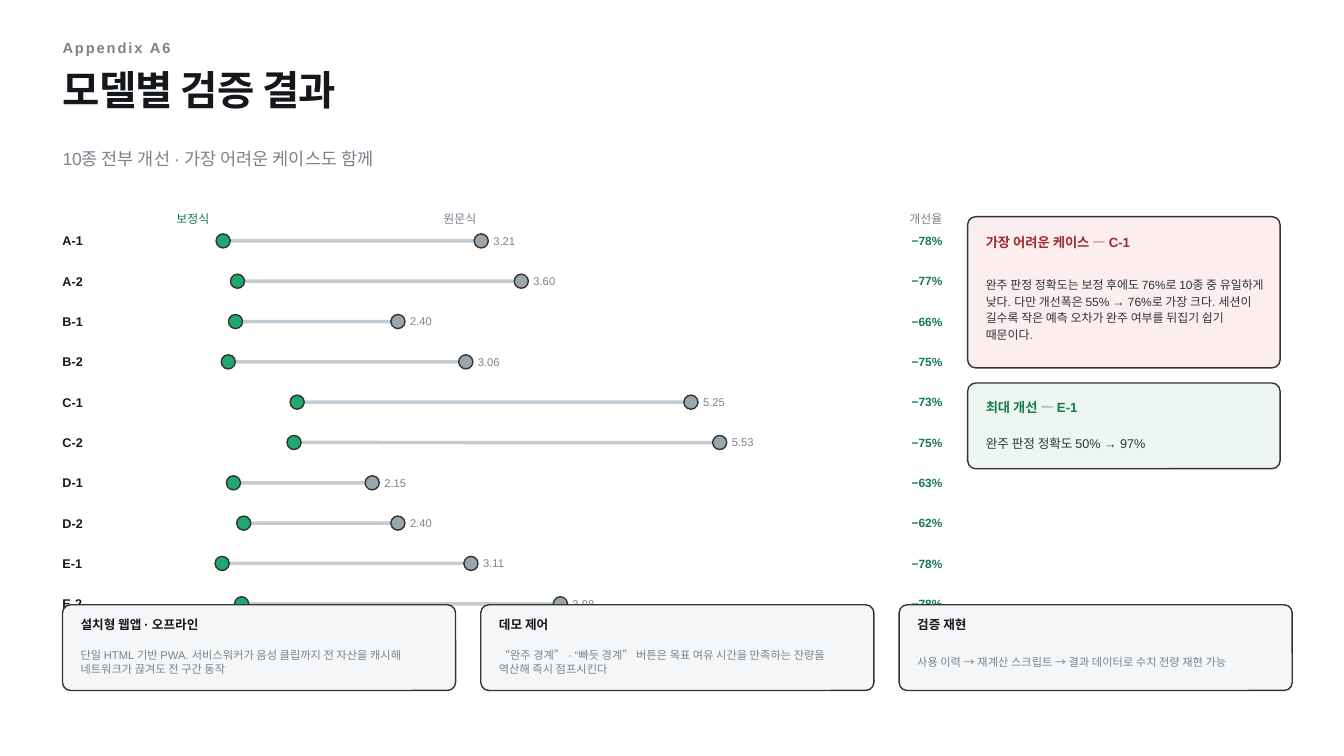
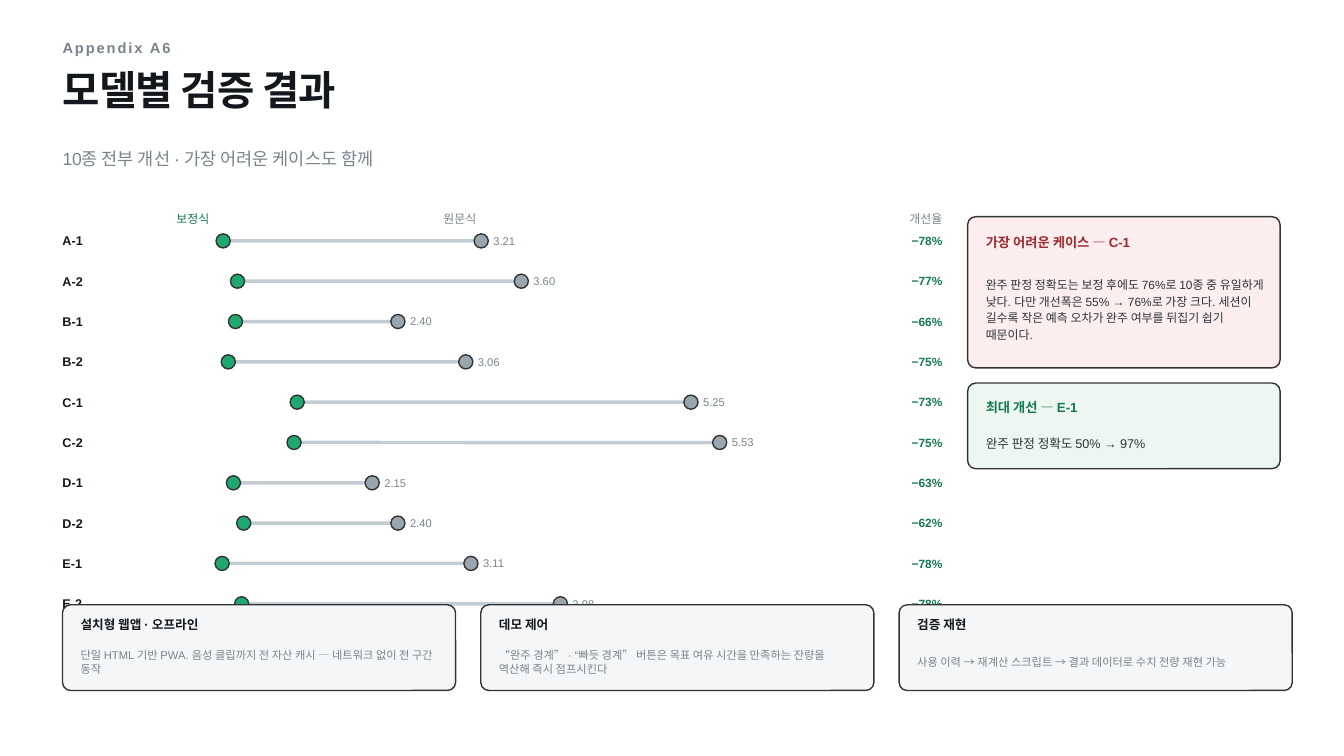
Before and after one commit to brothrone/a, a slide deck: slide 17 of 발표자료_배터리코칭.pptx. Drawn at 1344x756 pixels with LibreOffice and Linux fonts; fonts in the diff are those of the drawing. Boxes give left, top, right and bottom in pixels: in the first picture for what was removed or moved away, otherwise in the second. Text is boxed around its words. In the diff, an @@ line names an element or a change of style, - is before the commit and + after.

```diff
--- a/발표자료_배터리코칭.pptx
+++ b/발표자료_배터리코칭.pptx
@@ text at [81,650,433,674]: text changed @@
-단일 HTML 기반 PWA. 서비스워커가 음성 클립까지 전 자산을 캐시해 네트워크가 끊겨도 전 구간 동작
+단일 HTML 기반 PWA. 음성 클립까지 전 자산 캐시 — 네트워크 없이 전 구간 동작
```
Also in this commit, not shown: 14 other slides changed, 7 other files.
